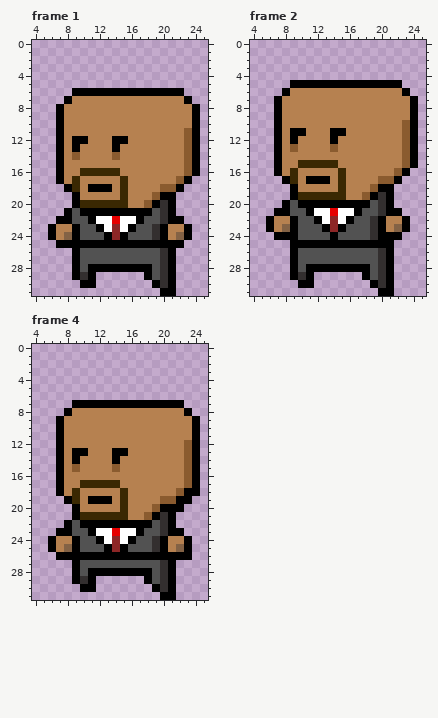
One commit to this pixel-art file: _diagrams/NPCs.aseprite. Above: the version before the commit.
32x32 pixels, 4 frames. Colours within 5 levels of each other are drawn and written as one. Shown: frame 1: x 4..25, y 0..31; frame 2: x 4..25, y 0..31; frame 4: x 4..25, y 0..31. The commit also changed other frames, which this record leaves out.
The same view after the edit:
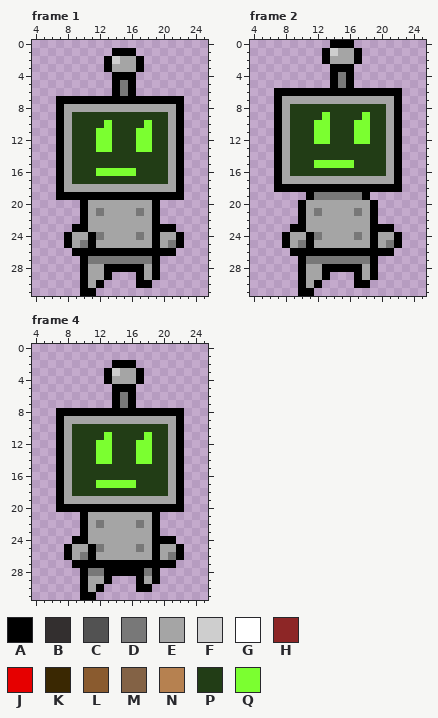
Palette (. is transparent): A #000000  B #332f2f  C #525252  D #787878  E #a5a5a5  F #cecece  G #ffffff  H #8d2626  J #e60000  K #3a2802  L #8a5b2f  M #836245  N #b68150  P #223d16  Q #7bff30
Commit message: Fixed various NPC Animations and a hand full more
The exact change:
layer "Boss" now hidden
layer "SchematicBot" added
Changed rows in their new state; - is an unchanged pixel.
Frame 1:
first column x 6:
 1 --------AAA--------
 2 -------AFEEA-------
 3 -------AEEEA-------
 4 --------AAA--------
 5 --------ADA--------
 6 ---.....-D-......--
 7 -A-AAAAAAAAAAAAAA.-
 8 --EEEEEEEEEEEEEEA..
 9 --EPPPPPPPPPPPPEA..
10 --EPPPPQPPPPQPPEA..
11 --EPPPQQPPPQQPPEA..
12 --EPPPQQPPPQQPPEA..
13 --EPPPQQPPPQQPPEA..
14 --EPPPPPPPPPPPPEA..
15 --EPPPPPPPPPPPPEA..
16 --EPPPQQQQQPPPPEA..
17 --EPPPPPPPPPPPPEA.-
18 -AEEEEEEEEEEEEEE---
19 -AA-AAAAAAAAAA--A--
20 ---.AEEEEEEEE-..---
21 --..-EDEEEEDEA..---
22 -...AEEEEEEEEA...--
23 ...-AEEEEEEEEA-A..-
24 ..AEEADEEEEDEAEEA.-
25 -.-ED-EEEEEEE-ED---
26 ----AAAAAAAAAAA----
27 ---.ADDDDDDDDA..---
28 ---.AEE-----EA..---
29 ---.AEEA---AEA..---
30 -----EA----AA...---
31 ----AA--------..---
Frame 2:
first column x 6:
 0 --------AAA--------
 1 -------AFEEA-------
 2 -------AEEEA-------
 3 --------AAA--------
 4 --------ADA--------
 5 ---.....-D-......--
 6 -A-AAAAAAAAAAAAAA.-
 7 --EEEEEEEEEEEEEEA..
 8 --EPPPPPPPPPPPPEA..
 9 --EPPPPQPPPPQPPEA..
10 --EPPPQQPPPQQPPEA..
11 --EPPPQQPPPQQPPEA..
12 --EPPPQQPPPQQPPEA..
13 --EPPPPPPPPPPPPEA..
14 --EPPPPPPPPPPPPEA..
15 --EPPPQQQQQPPPPEA..
16 --EPPPPPPPPPPPPEA.-
17 -AEEEEEEEEEEEEEE---
18 -AA-AAAAAAAAAA--A--
19 ---..ADDDDDDA...---
20 --..-EEEEEEEEA..---
21 -...AEDEEEEDEA...--
22 ....AEEEEEEEEA....-
23 ...-AEEEEEEEEA-A..-
24 -.-EEADEEEEDEAEE---
25 --AED-EEEEEEE-EDA--
26 ----AAAAAAAAAAA----
27 ---.ADDDDDDDDA..---
28 ---.AEE-----EA..---
29 ---.AEEA---AEA..---
30 -----EA----AA...---
31 ----AA--------..---
Frame 4:
first column x 6:
 2 --------AAA--------
 3 -------AFEEA-------
 4 -------AEEEA-------
 5 --------AAA--------
 6 --------ADA--------
 7 ---.....-D-......--
 8 -A-AAAAAAAAAAAAAA.-
 9 --EEEEEEEEEEEEEEA..
10 --EPPPPPPPPPPPPEA..
11 --EPPPPQPPPPQPPEA..
12 --EPPPQQPPPQQPPEA..
13 --EPPPQQPPPQQPPEA..
14 --EPPPQQPPPQQPPEA..
15 --EPPPPPPPPPPPPEA..
16 --EPPPPPPPPPPPPEA..
17 --EPPPQQQQQPPPPEA..
18 --EPPPPPPPPPPPPEA..
19 -AEEEEEEEEEEEEEE-.-
20 -AA-AAAAAAAAAA-----
21 ---.AEEEEEEEE-..---
22 --..-EDEEEEDEA..---
23 -...AEEEEEEEEA...--
24 ...-AEEEEEEEEA-A..-
25 ..AEEADEEEEDEAEEA.-
26 -.-ED-EEEEEEE-ED-.-
27 ----AAAAAAAAAAA----
28 ---.ADD-----DA..---
29 ---.AEEA---AEA..---
30 -----EA----AA...---
31 ----AA--------..---
